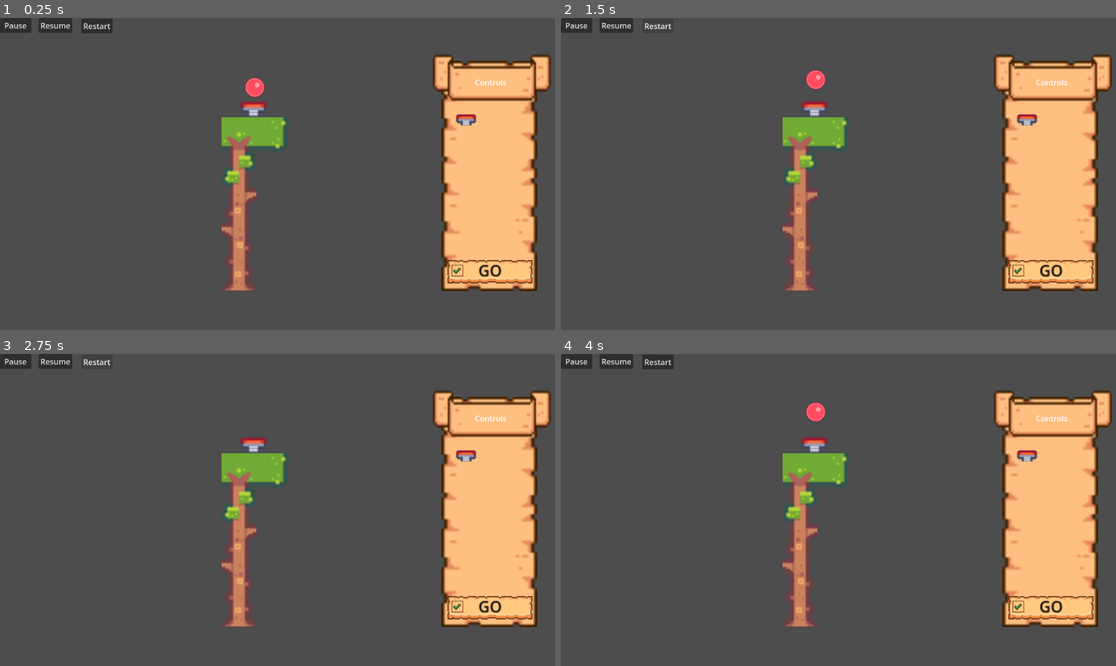
Above: before the commit, frames 1-4 (two rows, left to right).
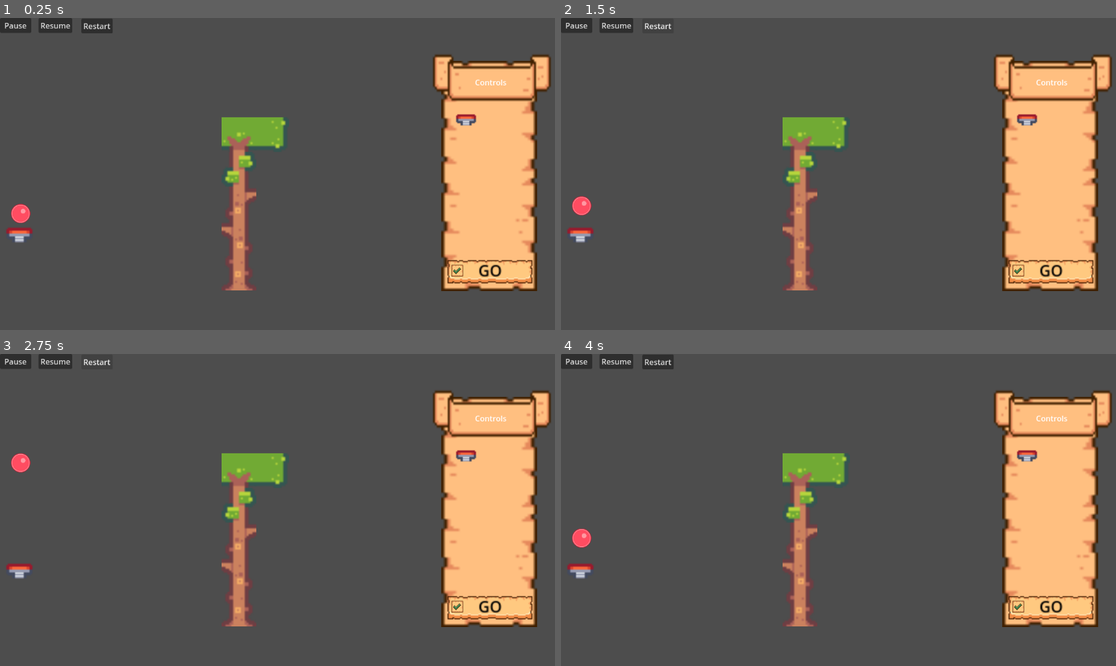
Above: after the commit, the same moments.

Repository: davidjmstewart/inyago
Game: Godot game, scene res://DemoLevel.tscn
Same seed, same stepped clock (60 frames per second), same inputs: the game is played once before the commit and once after it.
Inputs:
- Up to frame 1 (0.25 s): no input
- Up to frame 2 (1.5 s): click "Restart" at 0.5 s; click "Restart" at 1.25 s
- Up to frame 3 (2.75 s): click "Restart" at 2 s
- Up to frame 4 (4 s): click "GO" at 2.75 s; click "GO" at 3.5 s

The runs differ from the first frame. In frame 1, 0.7% of the frame differs, in the area x 1-49%, y 19-72%; in frame 2, 0.7%, in the area x 1-49%, y 16-72%; in frame 3, 0.5%; in frame 4, 0.7%.

Commit message:
Added 2D listener and Music Stream to DemoLevel scene, added AudioStream to Spring Object and triggered play inside SpringArea script

Diff:
--- a/game_src/DemoLevel.tscn
+++ b/game_src/DemoLevel.tscn
@@ -8,6 +8,7 @@
 [ext_resource type="Texture2D" uid="uid://ij8n2wbc3vbm" path="res://assets/textures/buttons/paper/UI_Paper_Button_Large_Press_02a1.png" id="6_2pxlb"]
 [ext_resource type="Texture2D" uid="uid://g27i3erdwciq" path="res://assets/textures/buttons/paper/UI_Paper_Banner_01_Downward.png" id="6_ikjn7"]
 [ext_resource type="Texture2D" uid="uid://rfhdb17x2m7k" path="res://assets/textures/buttons/paper/UI_Paper_Button_Large_Press_02a2.png" id="7_amcfp"]
+[ext_resource type="AudioStream" uid="uid://c0dlktkk7j6o6" path="res://assets/audio/music/testtrack_loop.wav" id="7_v14mf"]
 [ext_resource type="Texture2D" uid="uid://c4t6vcg6ysqn8" path="res://assets/textures/buttons/paper/UI_Paper_Button_Large_Press_02a3.png" id="8_0fsme"]
 [ext_resource type="Texture2D" uid="uid://di7cp2ap18ytr" path="res://assets/textures/buttons/paper/UI_Paper_Checkmark_Standard.png" id="10_87vx8"]
 [ext_resource type="Texture2D" uid="uid://byp0lyk6ufldf" path="res://assets/textures/buttons/paper/UI_Paper_Frame_01_Vertical.png" id="11_6nrda"]
@@ -24,7 +25,7 @@
 script = ExtResource("1_m40wg")
 
 [node name="Ball" type="RigidBody2D" parent="."]
-position = Vector2(529, 116)
+position = Vector2(43, 378)
 script = ExtResource("2_fn7ww")
 
 [node name="CollisionShape2D" type="CollisionShape2D" parent="Ball"]
@@ -53,7 +54,7 @@
 text = "Resume"
 
 [node name="SpringRoot" parent="." instance=ExtResource("4_dwf4t")]
-position = Vector2(527, 176)
+position = Vector2(41, 438)
 interaction_state = 1
 
 [node name="Restart" type="Button" parent="."]
@@ -148,6 +149,15 @@
 offset_bottom = 11.0
 script = ExtResource("12_e61yt")
 
+[node name="AudioListener" type="AudioListener2D" parent="."]
+position = Vector2(568, 348)
+current = true
+
+[node name="MusicStream" type="AudioStreamPlayer" parent="."]
+stream = ExtResource("7_v14mf")
+autoplay = true
+bus = &"Music"
+
 [connection signal="pressed" from="Pause" to="." method="_on_button_pressed"]
 [connection signal="pressed" from="Resume" to="." method="_on_resume_pressed"]
 [connection signal="pressed" from="Restart" to="." method="_on_restart_pressed"]
--- /dev/null
+++ b/game_src/default_bus_layout.tres
@@ -0,0 +1,29 @@
+[gd_resource type="AudioBusLayout" load_steps=3 format=3 uid="uid://bqj21u821ysk8"]
+
+[sub_resource type="AudioEffectAmplify" id="AudioEffectAmplify_x5m2b"]
+resource_name = "Amplify"
+volume_db = 12.0
+
+[sub_resource type="AudioEffectCompressor" id="AudioEffectCompressor_12qsj"]
+resource_name = "Compressor"
+threshold = -15.5
+release_ms = 110.0
+sidechain = &"SFX"
+
+[resource]
+bus/1/name = &"SFX"
+bus/1/solo = false
+bus/1/mute = false
+bus/1/bypass_fx = false
+bus/1/volume_db = 0.0
+bus/1/send = &"Master"
+bus/1/effect/0/effect = SubResource("AudioEffectAmplify_x5m2b")
+bus/1/effect/0/enabled = true
+bus/2/name = &"Music"
+bus/2/solo = false
+bus/2/mute = false
+bus/2/bypass_fx = false
+bus/2/volume_db = -5.93075
+bus/2/send = &"Master"
+bus/2/effect/0/effect = SubResource("AudioEffectCompressor_12qsj")
+bus/2/effect/0/enabled = true
--- a/game_src/scenes/props/SpringArea.gd
+++ b/game_src/scenes/props/SpringArea.gd
@@ -12,6 +12,7 @@
 	print(body.name)
 	if body.name == "Ball":
 		$AnimationPlayer.play("active")
+		$"../SpringSound".play()
 		if (get_parent().get_spring_state() == Types.PROP_INTERACTION_STATE.PLACED):
 			var velocity: Vector2 = body.linear_velocity;
 			var magnitude = velocity.length()
--- a/game_src/scenes/props/spring.tscn
+++ b/game_src/scenes/props/spring.tscn
@@ -1,8 +1,9 @@
-[gd_scene load_steps=8 format=3 uid="uid://y4eybjy6i82l"]
+[gd_scene load_steps=9 format=3 uid="uid://y4eybjy6i82l"]
 
 [ext_resource type="Script" path="res://scenes/props/spring.gd" id="1_5cdqg"]
 [ext_resource type="Script" path="res://scenes/props/SpringArea.gd" id="2_k478r"]
 [ext_resource type="Texture2D" uid="uid://c4hqpt6o18dfg" path="res://assets/sprite_sheets/pixel_platformer/tiles.png" id="3_5tv2t"]
+[ext_resource type="AudioStream" uid="uid://c33w73lltpoog" path="res://assets/audio/music/sx_spring_bounce.wav" id="4_4a17p"]
 
 [sub_resource type="RectangleShape2D" id="RectangleShape2D_bo4y8"]
 size = Vector2(20, 12.3333)
@@ -80,5 +81,12 @@
 position = Vector2(0, 0.333333)
 target_position = Vector2(0, -9.66667)
 
+[node name="SpringSound" type="AudioStreamPlayer2D" parent="."]
+stream = ExtResource("4_4a17p")
+volume_db = 5.333
+max_distance = 1250.0
+panning_strength = 3.0
+bus = &"SFX"
+
 [connection signal="body_entered" from="SpringArea" to="SpringArea" method="_on_body_entered"]
 [connection signal="body_exited" from="SpringArea" to="SpringArea" method="_on_body_exited"]
Not shown: 1 places in game_src/DemoLevel.tscn that only renumber resources
Not shown, added: game_src/assets/audio/music/sx_spring_bounce.wav.import
Not shown, added: game_src/assets/audio/music/testtrack_loop.wav.import
Not shown, added: game_src/assets/audio/music/sx_spring_bounce.wav
Not shown, added: game_src/assets/audio/music/testtrack_loop.wav
